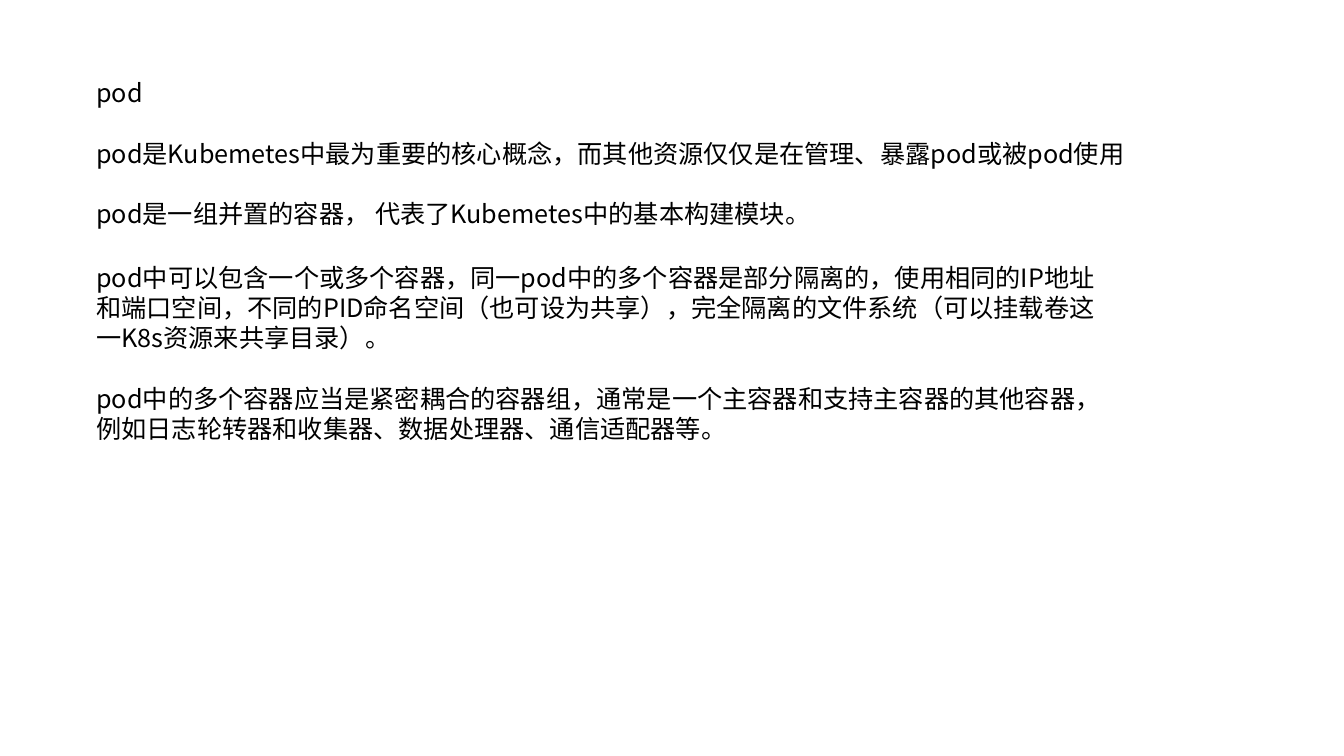
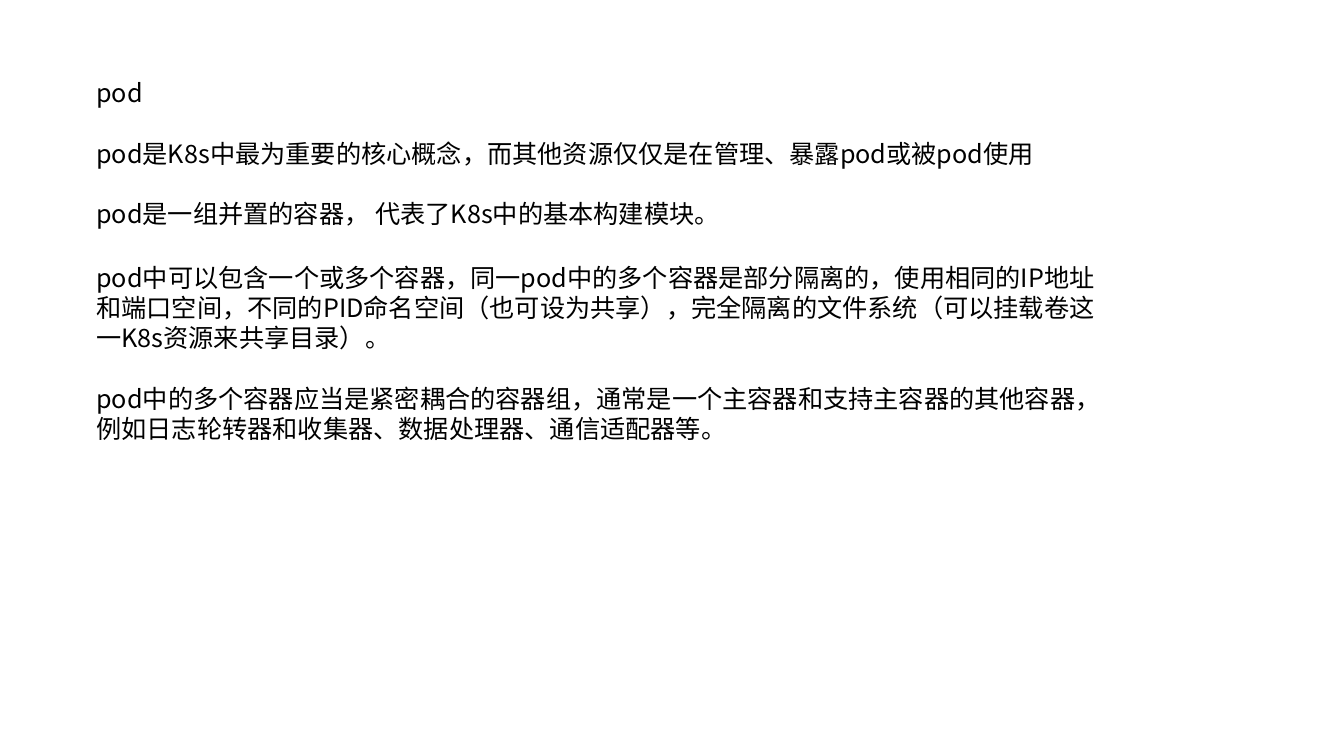
Before and after one commit to lc120798654/lclclclc, a slide deck: slide 5 of k8s.pptx. Drawn at 1344x756 pixels with LibreOffice and Linux fonts; fonts in the diff are those of the drawing. Boxes give left, top, right and bottom in pixels: in the first picture for what was removed or moved away, otherwise in the second. Text is boxed around its words. In the diff, an @@ line names an element or a change of style, - is before the commit and + after.

Commit message:
ok

```diff
--- a/k8s.pptx
+++ b/k8s.pptx
@@ text at (96,141,1034,229): text changed @@
-pod是Kubemetes中最为重要的核心概念，而其他资源仅仅是在管理、暴露pod或被pod使用
-pod是一组并置的容器， 代表了Kubemetes中的基本构建模块。
+pod是K8s中最为重要的核心概念，而其他资源仅仅是在管理、暴露pod或被pod使用
+pod是一组并置的容器， 代表了K8s中的基本构建模块。
```
Also in this commit, not shown: 6 slides added.
